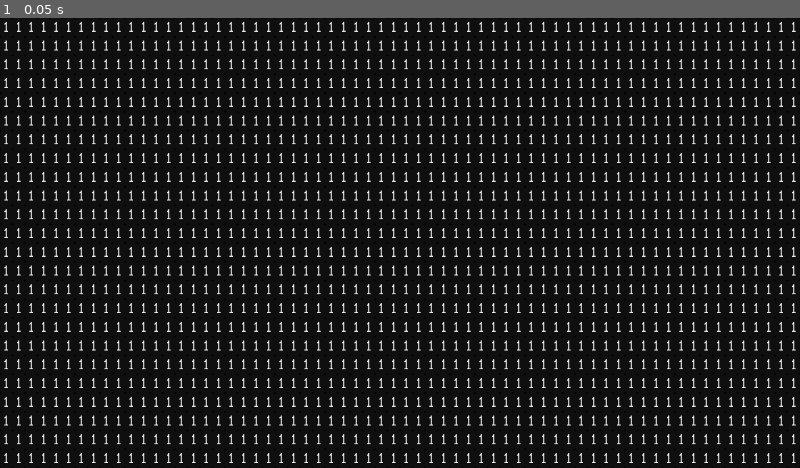
Above: before the commit, frame 1.
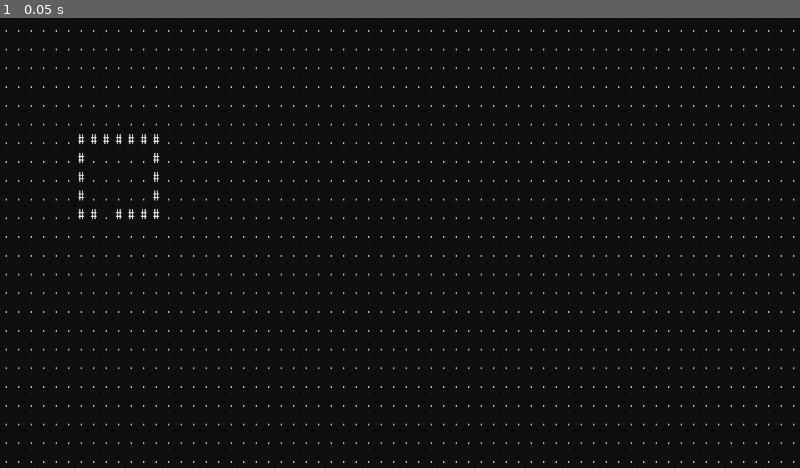
Above: after the commit, the same moment.

Repository: Coronyt/winternocte
Game: Godot game, scene res://world.tscn
The game is run twice, just before and just after one commit, with the same random seed, the same clock (stepped at 60 frames per second) and the same inputs.
Inputs:
- Up to frame 1 (0.05 s): no input

The runs differ from the first frame. In frame 1, 11% of the frame differs, in the area x 0-100%, y 0-99%.

Commit message:
Cells are mapped via Atlas.cells dictionary

Diff:
--- /dev/null
+++ b/atlas.gd
@@ -0,0 +1,6 @@
+extends Node
+
+var cells = {
+	1 : ".", # ground
+	2 : "#", # wall
+}
--- a/cell.gd
+++ b/cell.gd
@@ -2,5 +2,5 @@
 
 @onready var _body = $_cell_body
 
-func set_cell(cell_text):
-	_body.text = str(cell_text)
+func set_cell(cell):
+	_body.text = Atlas.cells[cell]
--- a/game.gd
+++ b/game.gd
@@ -7,11 +7,11 @@
 	[1,1,1,1,1,1,1,1,1,1,1,1,1,1,1,1,1,1,1,1,1,1,1,1,1,1,1,1,1,1,1,1,1,1,1,1,1,1,1,1,1,1,1,1,1,1,1,1,1,1,1,1,1,1,1,1,1,1,1,1,1,1,1,1],
 	[1,1,1,1,1,1,1,1,1,1,1,1,1,1,1,1,1,1,1,1,1,1,1,1,1,1,1,1,1,1,1,1,1,1,1,1,1,1,1,1,1,1,1,1,1,1,1,1,1,1,1,1,1,1,1,1,1,1,1,1,1,1,1,1],
 	[1,1,1,1,1,1,1,1,1,1,1,1,1,1,1,1,1,1,1,1,1,1,1,1,1,1,1,1,1,1,1,1,1,1,1,1,1,1,1,1,1,1,1,1,1,1,1,1,1,1,1,1,1,1,1,1,1,1,1,1,1,1,1,1],
-	[1,1,1,1,1,1,1,1,1,1,1,1,1,1,1,1,1,1,1,1,1,1,1,1,1,1,1,1,1,1,1,1,1,1,1,1,1,1,1,1,1,1,1,1,1,1,1,1,1,1,1,1,1,1,1,1,1,1,1,1,1,1,1,1],
-	[1,1,1,1,1,1,1,1,1,1,1,1,1,1,1,1,1,1,1,1,1,1,1,1,1,1,1,1,1,1,1,1,1,1,1,1,1,1,1,1,1,1,1,1,1,1,1,1,1,1,1,1,1,1,1,1,1,1,1,1,1,1,1,1],
-	[1,1,1,1,1,1,1,1,1,1,1,1,1,1,1,1,1,1,1,1,1,1,1,1,1,1,1,1,1,1,1,1,1,1,1,1,1,1,1,1,1,1,1,1,1,1,1,1,1,1,1,1,1,1,1,1,1,1,1,1,1,1,1,1],
-	[1,1,1,1,1,1,1,1,1,1,1,1,1,1,1,1,1,1,1,1,1,1,1,1,1,1,1,1,1,1,1,1,1,1,1,1,1,1,1,1,1,1,1,1,1,1,1,1,1,1,1,1,1,1,1,1,1,1,1,1,1,1,1,1],
-	[1,1,1,1,1,1,1,1,1,1,1,1,1,1,1,1,1,1,1,1,1,1,1,1,1,1,1,1,1,1,1,1,1,1,1,1,1,1,1,1,1,1,1,1,1,1,1,1,1,1,1,1,1,1,1,1,1,1,1,1,1,1,1,1],
+	[1,1,1,1,1,1,2,2,2,2,2,2,2,1,1,1,1,1,1,1,1,1,1,1,1,1,1,1,1,1,1,1,1,1,1,1,1,1,1,1,1,1,1,1,1,1,1,1,1,1,1,1,1,1,1,1,1,1,1,1,1,1,1,1],
+	[1,1,1,1,1,1,2,1,1,1,1,1,2,1,1,1,1,1,1,1,1,1,1,1,1,1,1,1,1,1,1,1,1,1,1,1,1,1,1,1,1,1,1,1,1,1,1,1,1,1,1,1,1,1,1,1,1,1,1,1,1,1,1,1],
+	[1,1,1,1,1,1,2,1,1,1,1,1,2,1,1,1,1,1,1,1,1,1,1,1,1,1,1,1,1,1,1,1,1,1,1,1,1,1,1,1,1,1,1,1,1,1,1,1,1,1,1,1,1,1,1,1,1,1,1,1,1,1,1,1],
+	[1,1,1,1,1,1,2,1,1,1,1,1,2,1,1,1,1,1,1,1,1,1,1,1,1,1,1,1,1,1,1,1,1,1,1,1,1,1,1,1,1,1,1,1,1,1,1,1,1,1,1,1,1,1,1,1,1,1,1,1,1,1,1,1],
+	[1,1,1,1,1,1,2,2,1,2,2,2,2,1,1,1,1,1,1,1,1,1,1,1,1,1,1,1,1,1,1,1,1,1,1,1,1,1,1,1,1,1,1,1,1,1,1,1,1,1,1,1,1,1,1,1,1,1,1,1,1,1,1,1],
 	[1,1,1,1,1,1,1,1,1,1,1,1,1,1,1,1,1,1,1,1,1,1,1,1,1,1,1,1,1,1,1,1,1,1,1,1,1,1,1,1,1,1,1,1,1,1,1,1,1,1,1,1,1,1,1,1,1,1,1,1,1,1,1,1],
 	[1,1,1,1,1,1,1,1,1,1,1,1,1,1,1,1,1,1,1,1,1,1,1,1,1,1,1,1,1,1,1,1,1,1,1,1,1,1,1,1,1,1,1,1,1,1,1,1,1,1,1,1,1,1,1,1,1,1,1,1,1,1,1,1],
 	[1,1,1,1,1,1,1,1,1,1,1,1,1,1,1,1,1,1,1,1,1,1,1,1,1,1,1,1,1,1,1,1,1,1,1,1,1,1,1,1,1,1,1,1,1,1,1,1,1,1,1,1,1,1,1,1,1,1,1,1,1,1,1,1],
--- a/project.godot
+++ b/project.godot
@@ -18,6 +18,7 @@
 [autoload]
 
 Game="*res://game.gd"
+Atlas="*res://atlas.gd"
 
 [display]
 
Not shown, added: atlas.gd.uid
